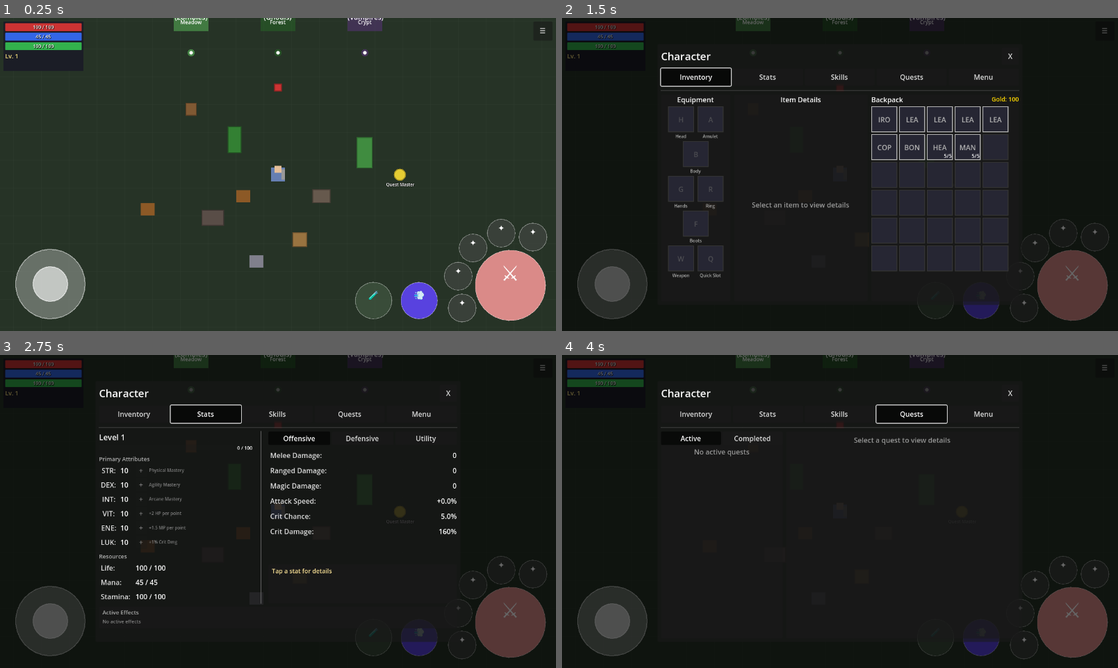
Above: before the commit, frames 1-4 (two rows, left to right).
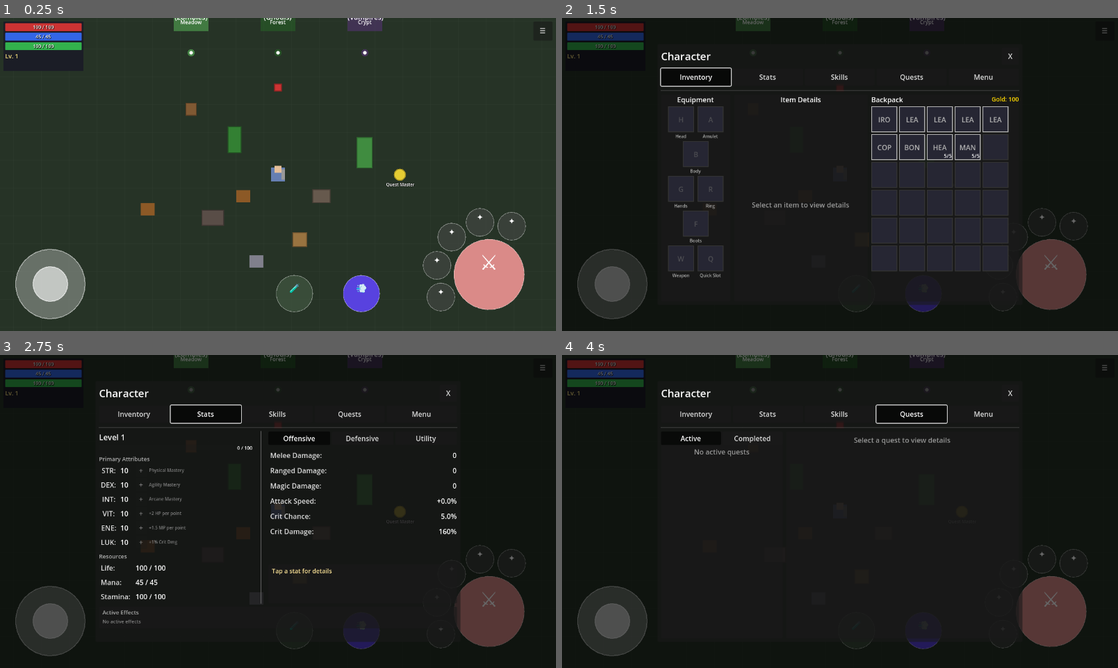
Above: after the commit, the same moments.

Repository: MatousHruska/MobileTestia
Game: Godot game, scene res://scenes/world/test_zone.tscn
Two runs of this game, one before a commit and one after it. Both use one fixed random seed, a clock stepped at 60 frames per second and the inputs below.
Inputs:
- Up to frame 1 (0.25 s): no input
- Up to frame 2 (1.5 s): click "☰" at 0.5 s; click "Inventory" at 1.25 s
- Up to frame 3 (2.75 s): click "Stats" at 2 s
- Up to frame 4 (4 s): click "Skills" at 2.75 s; click "Quests" at 3.5 s

The runs differ from the first frame. In frame 1, 4.6% of the frame differs, in the area x 49-99%, y 60-98%; in frame 2, 2.5%; in frame 3, 2.9%; in frame 4, 2.5%.

Commit message:
Refactor CombatHUD to use percentage-based positioning
- All offsets now use percentages (0.0-1.0) of screen dimensions
- Arc distance is percentage of screen height
- Interact button moved higher (45% from bottom)
- Works consistently across different screen sizes/devices

Diff:
--- a/resources/combat_hud_config.tres
+++ b/resources/combat_hud_config.tres
@@ -7,27 +7,27 @@
 attack_radius = 81.0
 attack_color = Color(0.98, 0.6, 0.6, 0.85)
 attack_pressed_color = Color(1, 0.8, 0.8, 0.95)
-attack_offset = Vector2(-105, -105)
+attack_offset_pct = Vector2(0.12, 0.18)
 ability_count = 5
 ability_radius = 32.0
 ability_color = Color(0.55, 1, 0.98, 0.85)
 ability_pressed_color = Color(0.75, 1, 1, 0.95)
 ability_no_mana_color = Color(0.3, 0.3, 0.5, 0.7)
 ability_cooldown_color = Color(0.2, 0.2, 0.2, 0.6)
-arc_distance = 122.0
+arc_distance_pct = 0.17
 arc_start_angle = 155.0
 arc_end_angle = 295.0
 dodge_radius = 42.0
 dodge_color = Color(0.38, 0.27, 1, 0.85)
 dodge_pressed_color = Color(0.55, 0.45, 1, 0.95)
 dodge_no_stamina_color = Color(0.3, 0.3, 0.4, 0.7)
-dodge_offset = Vector2(-315, -70)
+dodge_offset_pct = Vector2(0.35, 0.12)
 quick_slot_radius = 42.0
 quick_slot_color = Color(0.51, 1, 0.37, 0.85)
 quick_slot_pressed_color = Color(0.7, 1, 0.6, 0.95)
 quick_slot_empty_color = Color(0.3, 0.4, 0.3, 0.5)
-quick_slot_offset = Vector2(-420, -70)
-interact_offset = Vector2(-180, -280)
+quick_slot_offset_pct = Vector2(0.47, 0.12)
+interact_offset_pct = Vector2(0.18, 0.45)
 interact_size = Vector2(84, 35)
 press_scale = 0.9
 press_animation_duration = 0.08
--- a/scripts/ui/combat/combat_hud.gd
+++ b/scripts/ui/combat/combat_hud.gd
@@ -137,42 +137,30 @@
 	# Get screen size
 	var screen_size := get_viewport_rect().size
 
-	# Calculate attack button position (bottom-right offset)
-	var attack_pos := Vector2(
-		screen_size.x + config.attack_offset.x,
-		screen_size.y + config.attack_offset.y
-	)
+	# Calculate attack button position using percentage-based offset
+	var attack_pos := config.get_position_from_pct(config.attack_offset_pct, screen_size)
 	attack_button.position = attack_pos - Vector2(config.attack_radius, config.attack_radius)
 
 	# Calculate attack button center for arc positioning
 	var attack_center := attack_pos
 
 	# Position ability slots in arc around attack button
-	var ability_positions := config.get_ability_positions(attack_center)
+	var ability_positions := config.get_ability_positions(attack_center, screen_size.y)
 	for i in ability_slots.size():
 		if i < ability_positions.size():
 			var pos := ability_positions[i]
 			ability_slots[i].position = pos - Vector2(config.ability_radius, config.ability_radius)
 
 	# Position dodge button
-	var dodge_pos := Vector2(
-		screen_size.x + config.dodge_offset.x,
-		screen_size.y + config.dodge_offset.y
-	)
+	var dodge_pos := config.get_position_from_pct(config.dodge_offset_pct, screen_size)
 	dodge_button.position = dodge_pos - Vector2(config.dodge_radius, config.dodge_radius)
 
 	# Position quick slot button
-	var quick_slot_pos := Vector2(
-		screen_size.x + config.quick_slot_offset.x,
-		screen_size.y + config.quick_slot_offset.y
-	)
+	var quick_slot_pos := config.get_position_from_pct(config.quick_slot_offset_pct, screen_size)
 	quick_slot_button.position = quick_slot_pos - Vector2(config.quick_slot_radius, config.quick_slot_radius)
 
 	# Position interact button
-	var interact_pos := Vector2(
-		screen_size.x + config.interact_offset.x,
-		screen_size.y + config.interact_offset.y
-	)
+	var interact_pos := config.get_position_from_pct(config.interact_offset_pct, screen_size)
 	interact_button.position = interact_pos
 
 
--- a/scripts/ui/combat/combat_hud_config.gd
+++ b/scripts/ui/combat/combat_hud_config.gd
@@ -1,48 +1,49 @@
 extends Resource
 class_name CombatHUDConfig
 ## CombatHUDConfig - Configuration resource for combat HUD layout
-## Allows easy adjustment of button sizes, positions, and arc layout
+## Uses percentage-based positioning for multi-device support
+## All offset values are percentages (0.0 to 1.0) of screen dimensions
 
 @export_group("Attack Button")
-@export var attack_radius: float = 116.0
+@export var attack_radius: float = 81.0
 @export var attack_color: Color = Color(0.98, 0.6, 0.6, 0.85)
 @export var attack_pressed_color: Color = Color(1.0, 0.8, 0.8, 0.95)
-## Offset from bottom-right corner of screen
-@export var attack_offset: Vector2 = Vector2(-150, -150)
+## Offset from bottom-right corner as percentage of screen (x=width%, y=height%)
+@export var attack_offset_pct: Vector2 = Vector2(0.12, 0.18)
 
 @export_group("Ability Arc")
 @export var ability_count: int = 5
-@export var ability_radius: float = 45.0
+@export var ability_radius: float = 32.0
 @export var ability_color: Color = Color(0.55, 1.0, 0.98, 0.85)
 @export var ability_pressed_color: Color = Color(0.75, 1.0, 1.0, 0.95)
 @export var ability_no_mana_color: Color = Color(0.3, 0.3, 0.5, 0.7)
 @export var ability_cooldown_color: Color = Color(0.2, 0.2, 0.2, 0.6)
-## Distance from attack button center to ability buttons
-@export var arc_distance: float = 175.0
+## Distance from attack button center as percentage of screen height
+@export var arc_distance_pct: float = 0.17
 ## Arc angles in degrees (0 = right, 90 = down, 180 = left, 270 = up)
-@export var arc_start_angle: float = 200.0
-@export var arc_end_angle: float = 340.0
+@export var arc_start_angle: float = 155.0
+@export var arc_end_angle: float = 295.0
 
 @export_group("Dodge Button")
-@export var dodge_radius: float = 60.0
+@export var dodge_radius: float = 42.0
 @export var dodge_color: Color = Color(0.38, 0.27, 1.0, 0.85)
 @export var dodge_pressed_color: Color = Color(0.55, 0.45, 1.0, 0.95)
 @export var dodge_no_stamina_color: Color = Color(0.3, 0.3, 0.4, 0.7)
-## Offset from bottom-right corner
-@export var dodge_offset: Vector2 = Vector2(-450, -100)
+## Offset from bottom-right corner as percentage
+@export var dodge_offset_pct: Vector2 = Vector2(0.35, 0.12)
 
 @export_group("Quick Slot")
-@export var quick_slot_radius: float = 60.0
+@export var quick_slot_radius: float = 42.0
 @export var quick_slot_color: Color = Color(0.51, 1.0, 0.37, 0.85)
 @export var quick_slot_pressed_color: Color = Color(0.7, 1.0, 0.6, 0.95)
 @export var quick_slot_empty_color: Color = Color(0.3, 0.4, 0.3, 0.5)
-## Offset from bottom-right corner
-@export var quick_slot_offset: Vector2 = Vector2(-600, -100)
+## Offset from bottom-right corner as percentage
+@export var quick_slot_offset_pct: Vector2 = Vector2(0.47, 0.12)
 
 @export_group("Interact Button")
-## Offset from bottom-right corner (above attack button area)
-@export var interact_offset: Vector2 = Vector2(-100, -320)
-@export var interact_size: Vector2 = Vector2(120, 50)
+## Offset from bottom-right corner as percentage
+@export var interact_offset_pct: Vector2 = Vector2(0.18, 0.45)
+@export var interact_size: Vector2 = Vector2(84, 35)
 
 @export_group("Visual Feedback")
 ## Scale multiplier when button is pressed
@@ -50,7 +51,7 @@
 ## Duration of press animation in seconds
 @export var press_animation_duration: float = 0.08
 ## Border/outline width
-@export var button_border_width: float = 2.0
+@export var button_border_width: float = 1.4
 @export var button_border_color: Color = Color(1.0, 1.0, 1.0, 0.4)
 
 @export_group("Scaling (Stubs)")
@@ -68,9 +69,23 @@
 @export var layout_preset: String = "default"
 
 
+## Convert percentage offset to pixel position from bottom-right
+func get_position_from_pct(offset_pct: Vector2, screen_size: Vector2) -> Vector2:
+	return Vector2(
+		screen_size.x - (offset_pct.x * screen_size.x),
+		screen_size.y - (offset_pct.y * screen_size.y)
+	)
+
+
+## Get arc distance in pixels based on screen height
+func get_arc_distance(screen_height: float) -> float:
+	return arc_distance_pct * screen_height
+
+
 ## Calculate ability button positions around the attack button
-func get_ability_positions(attack_center: Vector2) -> Array[Vector2]:
+func get_ability_positions(attack_center: Vector2, screen_height: float) -> Array[Vector2]:
 	var positions: Array[Vector2] = []
+	var arc_distance := get_arc_distance(screen_height)
 
 	if ability_count <= 1:
 		# Single ability goes at the middle of the arc
@@ -98,9 +113,9 @@
 	return scale
 
 
-## Apply left-handed mode transformation to an offset
-func apply_handedness(offset: Vector2, screen_width: float) -> Vector2:
+## Apply left-handed mode transformation to a position
+func apply_handedness(pos: Vector2, screen_width: float) -> Vector2:
 	if left_handed_mode:
 		# Mirror horizontally
-		return Vector2(-offset.x - screen_width, offset.y)
-	return offset
+		return Vector2(screen_width - pos.x, pos.y)
+	return pos
